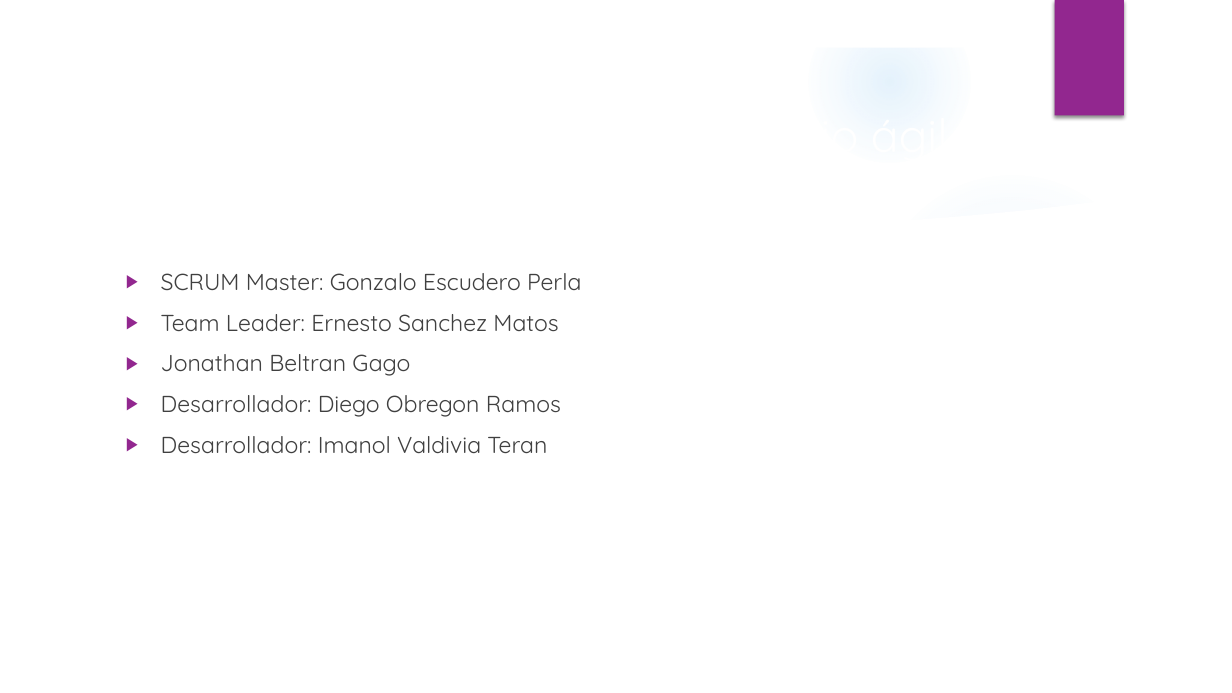
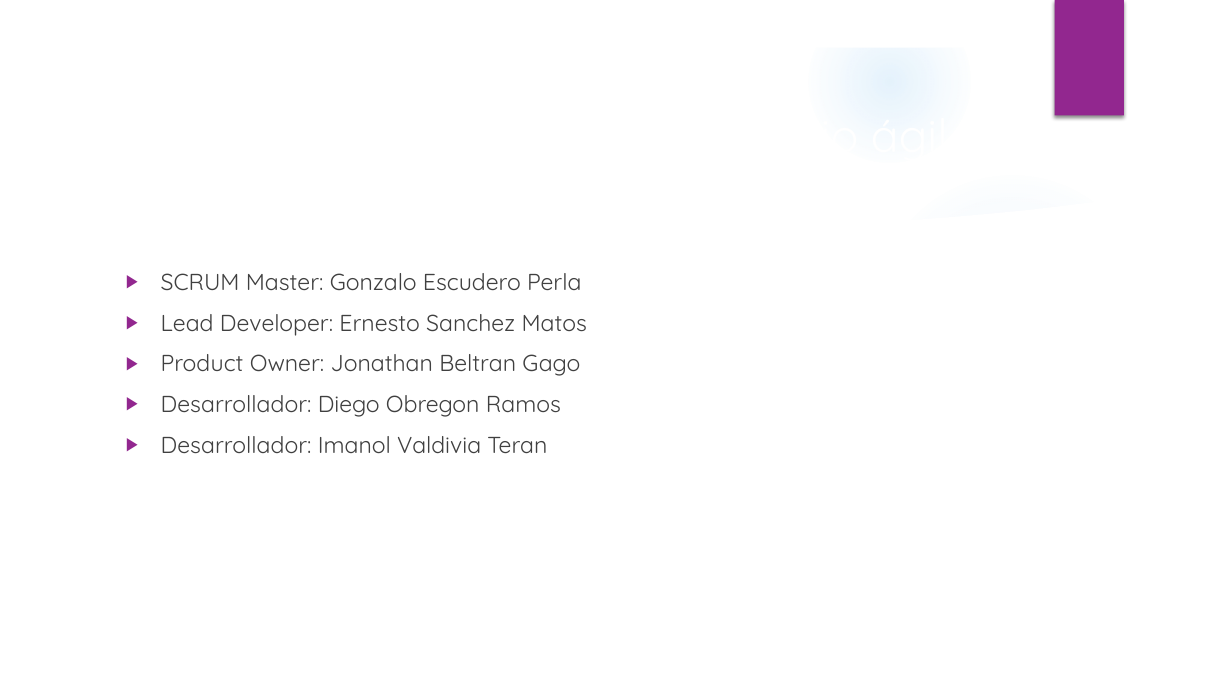
Before and after one commit to ernestosanchezmatos/OPEN_SOURCE, a slide deck: slide 6 of Documentacion/MyE_Demo.pptx (slide 7 before the commit). Drawn at 1232x693 pixels with LibreOffice and Linux fonts; fonts in the diff are those of the drawing; background and template pictures are left out. Boxes give left, top, right and bottom in pixels: in the first picture for what was removed or moved away, otherwise in the second. Text is boxed around its words. In the diff, an @@ line names an element or a change of style, - is before the commit and + after.

```diff
--- a/Documentacion/MyE_Demo.pptx
+++ b/Documentacion/MyE_Demo.pptx
@@ text at [161,314,587,376]: text changed @@
-▶ Team Leader: Ernesto Sanchez Matos
-▶ Jonathan Beltran Gago
+▶ Lead Developer: Ernesto Sanchez Matos
+▶ Product Owner: Jonathan Beltran Gago
```
Also in this commit, not shown: 3 other slides changed, 16 slides added, 4 slides removed.
